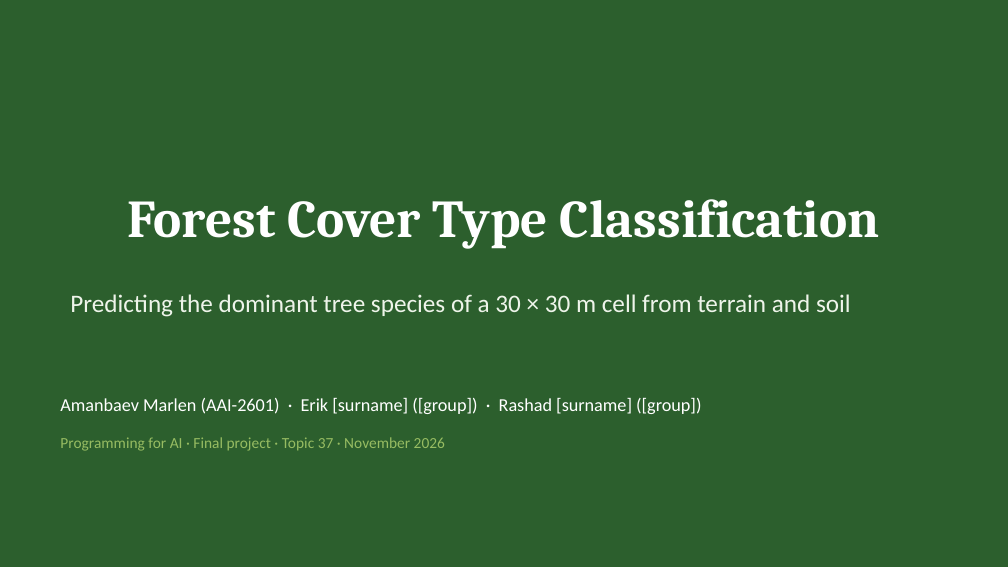
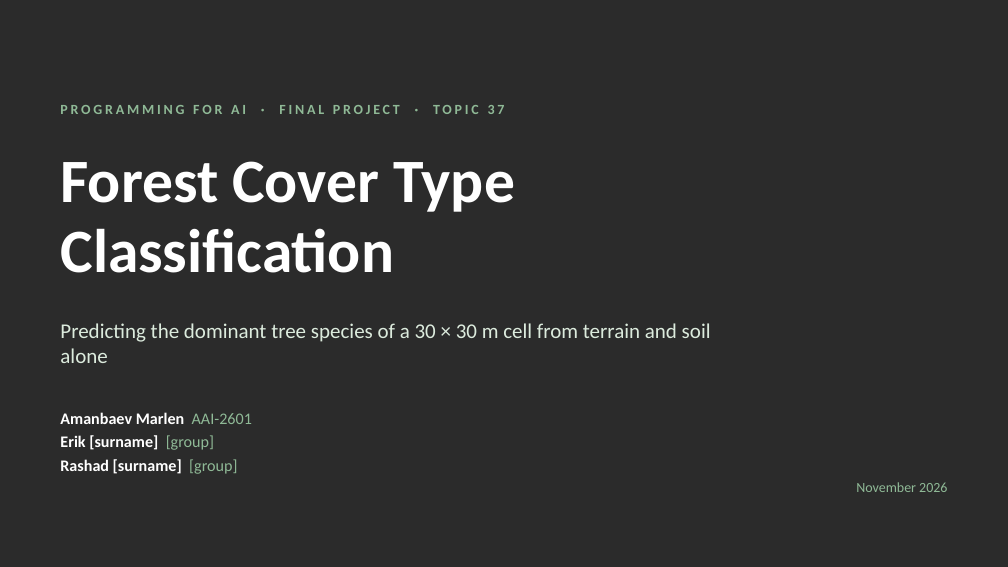
Before and after one commit to mara-werils/forest-cover-classification, a slide deck: slide 1 of docs/Presentation_Forest_Cover_Classification.pptx. Drawn at 1008x567 pixels with LibreOffice and Linux fonts; fonts in the diff are those of the drawing; background and template pictures are left out; a plain dark background stands for a picture behind light text. Boxes give left, top, right and bottom in pixels: in the first picture for what was removed or moved away, otherwise in the second. Text is boxed around its words. In the diff, an @@ line names an element or a change of style, - is before the commit and + after.

```diff
--- a/docs/Presentation_Forest_Cover_Classification.pptx
+++ b/docs/Presentation_Forest_Cover_Classification.pptx
@@ background #2C5F2D to picture (left out) @@
@@ text at [60, 105, 505, 114]: text changed; size 11 to 10 pt; text colour #97BC62 to #8FB996; bold on @@
-Programming for AI · Final project · Topic 37 · November 2026
+PROGRAMMING FOR AI · FINAL PROJECT · TOPIC 37
@@ text "Forest Cover Type" at [60, 161, 515, 273]: vertical alignment middle to top @@
@@ text at [60, 161, 515, 273]: text changed; size 38 to 44 pt; font Cambria to Calibri @@
-Forest Cover Type Classification
+Forest Cover Type
+Classification
@@ text at [60, 323, 711, 363]: text changed; size 18 to 15 pt; text colour #EEF4EA to #DCEBDD @@
-Predicting the dominant tree species of a 30 × 30 m cell from terrain and soil
+Predicting the dominant tree species of a 30 × 30 m cell from terrain and soil alone
@@ text at [60, 412, 252, 474]: text changed; size 13 to 11.5 pt; bold on @@
-Amanbaev Marlen (AAI-2601) · Erik [surname] ([group]) · Rashad [surname] ([group])
+Amanbaev Marlen AAI-2601
+Erik [surname] [group]
+Rashad [surname] [group]
@@ text added at [856, 482, 947, 492], 10 pt, text #8FB996 @@
+November 2026
```
Also in this commit, not shown: 13 other slides changed, 5 slides added, 4 slides removed, 2 other files.
